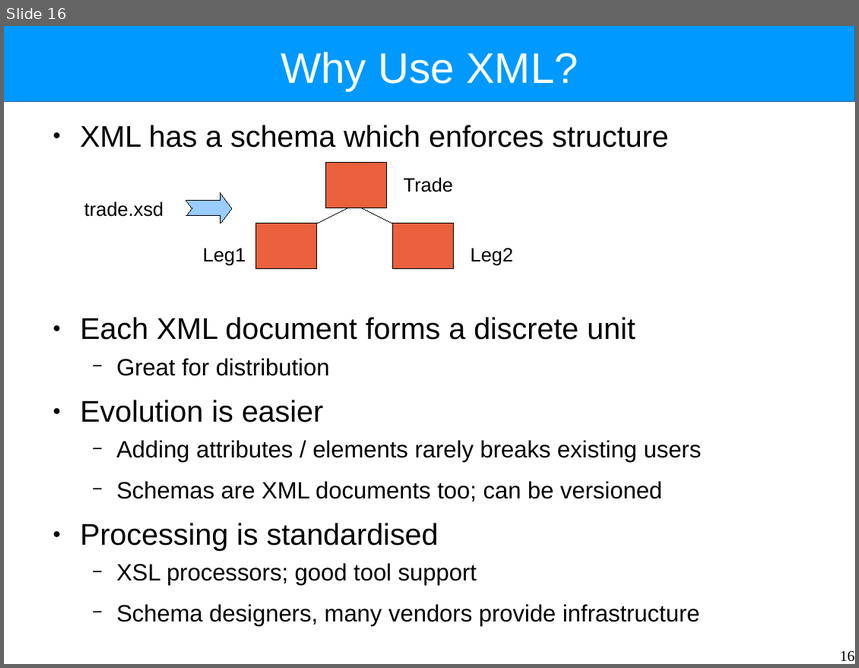
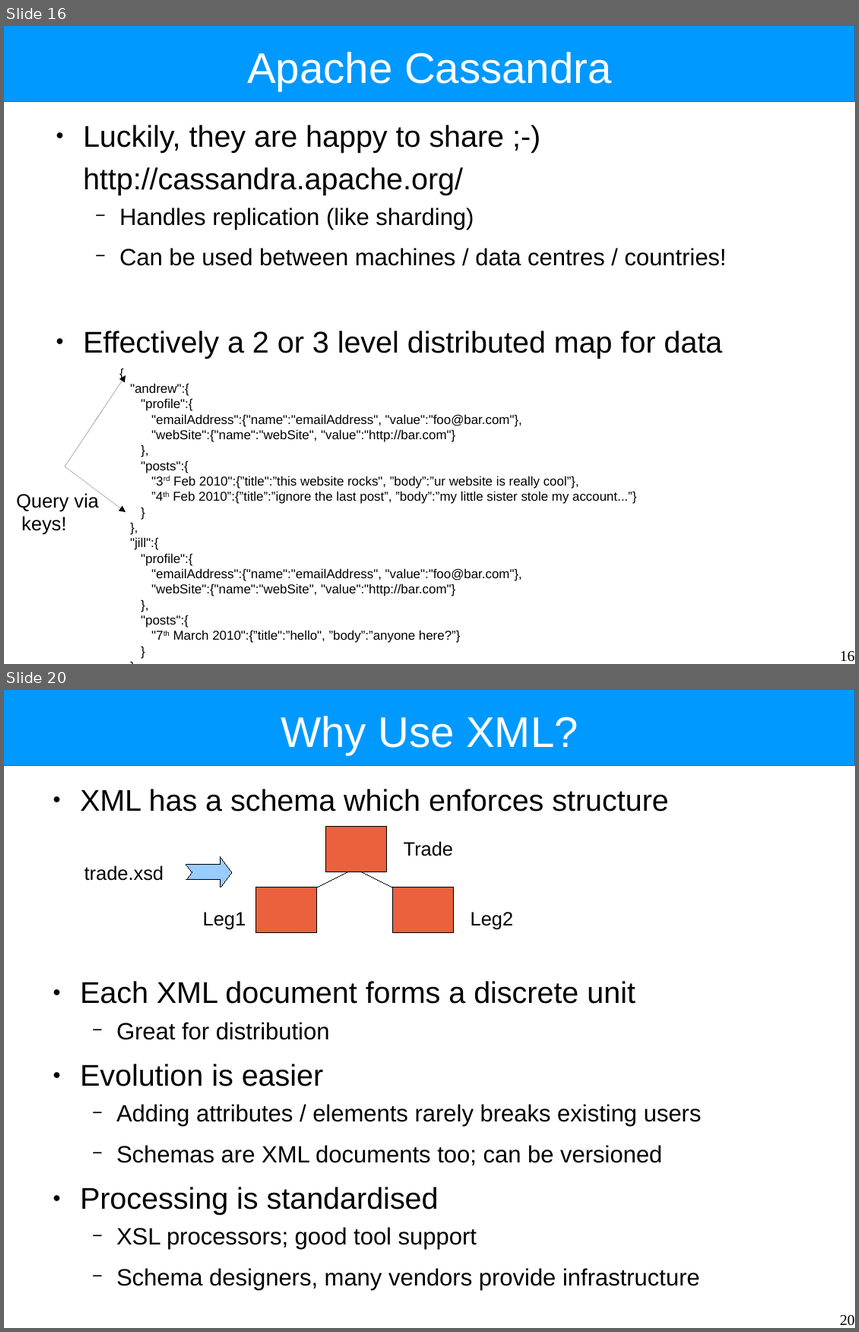
Before and after one commit to Intrinsarc/intrinsarc-evolve, a slide deck: Academic Work/lectures/data-distribution-architectures.odp. Shown one above the other, each under a label of ours: slide 16 before the commit, slides 16 and 20 after it; the slides between them are not shown. The pictures are 859x668 and 859x1332 pixels, drawn with LibreOffice and Linux fonts; fonts in the diff are those of the drawing. Boxes give left, top, right and bottom in pixels: in the first picture for what was removed or moved away, otherwise in the second. Text is boxed around its words. In the diff, an @@ line names an element or a change of style, - is before the commit and + after.

```diff
--- a/Academic Work/lectures/data-distribution-architectures.odp
+++ b/Academic Work/lectures/data-distribution-architectures.odp
@@ slide 16 added at [4,26,855,664], background #FFFFFF; not listed: 1 template element that a slide beside it also shows @@
@@ title added at [247,52,612,91], 40 pt, text #FFFFFF @@
+Apache Cassandra
@@ text added at [83,125,727,643], 12 pt, text #000000 @@
+● Luckily, they are happy to share ;-)
+http://cassandra.apache.org/
+  − Handles replication (like sharding)
+  − Can be used between machines / data centres / countries!
+● Effectively a 2 or 3 level distributed map for data
+  {
+  "andrew":{
+  "profile":{
+  "emailAddress":{"name":"emailAddress", "value":"foo@bar.com"},
+  "webSite":{"name":"webSite", "value":"http://bar.com"}
+  },
+  "posts":{
+  "3rd Feb 2010":{”title":”this website rocks", ”body”:”ur website is really cool”},
+  ”4th Feb 2010”:{”title”:”ignore the last post”, ”body”:”my little sister stole my account...”}
+  }
+  },
+  "jill":{
+  "profile":{
+  "emailAddress":{"name":"emailAddress", "value":"foo@bar.com"},
+  "webSite":{"name":"webSite", "value":"http://bar.com"}
+  },
+  "posts":{
+  "7th March 2010":{”title":”hello", ”body”:”anyone here?”}
+  }
+  }
+  }
@@ arrow added from (65, 467) to (126, 376), #000000 0 pt @@
@@ arrow added from (65, 467) to (126, 512), #000000 0 pt @@
@@ text added at [16,493,98,535], 18 pt, text #000000 @@
+Query via
+keys!
@@ page number added at [840,651,855,662], 14 pt, text #000000 @@
+16
@@ what was slide 16 is now slide 20 @@
@@ page number at [840,1315,855,1326]: text changed @@
-16
+20
```
Also in this commit, not shown: 7 slides changed, 9 other slides added, 6 slides removed, 3 other files.
